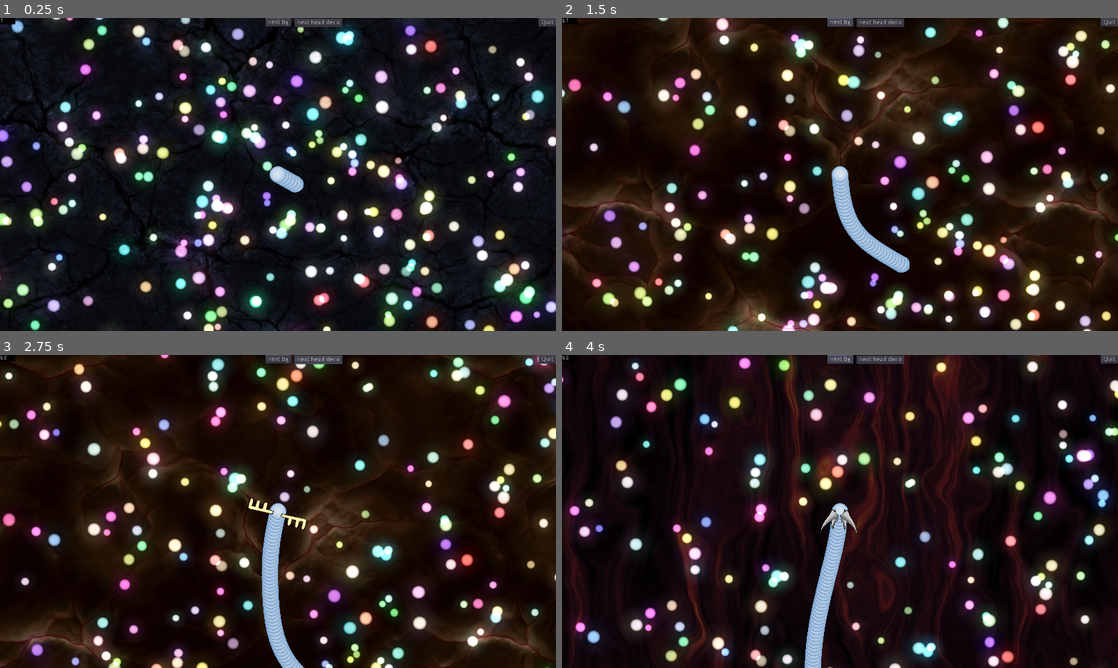
Above: before the commit, frames 1-4 (two rows, left to right).
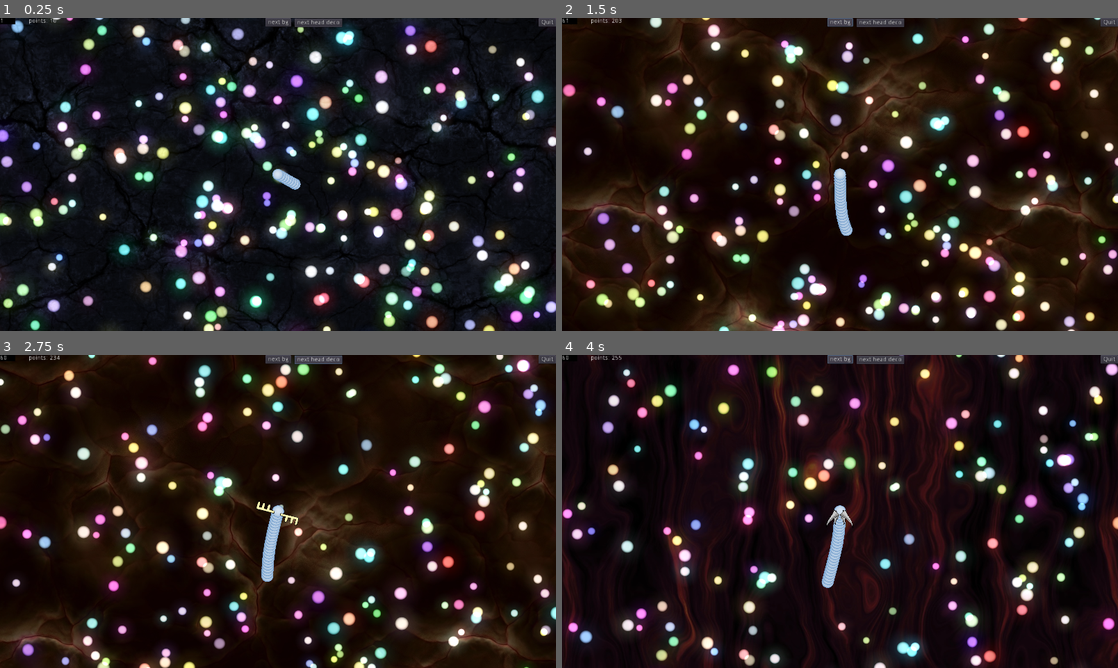
Above: after the commit, the same moments.

Repository: PostPollux/wriggly-worms
Game: Godot game, scene res://game.tscn
Two runs of this game, one before a commit and one after it. Both use one fixed random seed, a clock stepped at 60 frames per second and the inputs below. The engine's default icon, where the game draws it, is replaced by a stand-in: a white triangle on a blue panel in a dark square.
Inputs:
- Up to frame 1 (0.25 s): no input
- Up to frame 2 (1.5 s): click "next bg" at 0.5 s; click "next bg" at 1.25 s
- Up to frame 3 (2.75 s): click "next head deco" at 2 s
- Up to frame 4 (4 s): click "next head deco" at 2.75 s; click "next bg" at 3.5 s

The runs differ from the first frame. In frame 1, 0.2% of the frame differs, in the area x 5-55%, y 0-56%; in frame 2, 25%; in frame 3, 26%; in frame 4, 27%, in the area x 0-100%, y 0-100%.

Commit message:
Basic grow logic

Diff:
--- a/Debug/DebugOverlay.gd
+++ b/Debug/DebugOverlay.gd
@@ -4,6 +4,7 @@
 
 
 onready var FPSLabel : Label =$"ColorRect/Label"
+onready var points : Label = $"points"
 
 
 func _ready() -> void:
@@ -13,6 +14,7 @@
 # Called every frame. 'delta' is the elapsed time since the previous frame.
 func _process(delta: float) -> void:
 	FPSLabel.text = String(Engine.get_frames_per_second())
+	points.text = String(GameManager.Game.get_node("Worm").worm_points)
 
 
 func _on_Button_pressed() -> void:
--- a/Debug/DebugOverlay.tscn
+++ b/Debug/DebugOverlay.tscn
@@ -62,6 +62,20 @@
 __meta__ = {
 "_edit_use_anchors_": false
 }
+
+[node name="Label" type="Label" parent="."]
+margin_left = 66.0
+margin_right = 110.0
+margin_bottom = 14.0
+text = "points:"
+
+[node name="points" type="Label" parent="."]
+margin_left = 113.666
+margin_right = 157.666
+margin_bottom = 14.0
+__meta__ = {
+"_edit_use_anchors_": false
+}
 [connection signal="pressed" from="Button" to="." method="_on_Button_pressed"]
 [connection signal="pressed" from="Button2" to="." method="_on_Button2_pressed"]
 [connection signal="pressed" from="Button3" to="." method="_on_Button3_pressed"]
--- a/Worms/ActiveHead.gd
+++ b/Worms/ActiveHead.gd
@@ -1,17 +1,20 @@
 extends Node2D
 
+var Worm : Node2D
 
 var current_speed : float = 0
 var default_speed : float = 3
 var turbo_speed : float = 9
 var acceleration : float = 0.2
-var worm_flexibility : float = 5
+var default_worm_flexibility : float = 5
 var last_movement_vector = Vector2()
 var desired_movement_vector = Vector2()
 
+onready var camera : Camera2D = $"Camera2D"
 
 # Called when the node enters the scene tree for the first time.
 func _ready() -> void:
+	Worm = get_parent()
 	current_speed = default_speed
 	pass # Replace with function body.
 
@@ -19,17 +22,28 @@
 
 func _process(delta: float) -> void:
 
-	if Input.is_action_pressed("turbo"):
-		current_speed = min(current_speed + acceleration, turbo_speed)
-	else:
-		current_speed = max(current_speed - acceleration, default_speed)
+	if is_instance_valid(Worm):
+
+		self.scale = Vector2(Worm.worm_scale, Worm.worm_scale)
+		var cam_zoom : float = 1 + (Worm.worm_scale - 1) * 0.2
+		camera.zoom = Vector2(cam_zoom, cam_zoom)
+
+		if Input.is_action_pressed("turbo"):
+			current_speed = min(current_speed + acceleration, turbo_speed)
+		else:
+			current_speed = max(current_speed - acceleration, default_speed)
 
 
-	desired_movement_vector = (get_global_mouse_position() - self.position ).normalized()
+		desired_movement_vector = (get_global_mouse_position() - self.position ).normalized()
 
-	var calculated_movement_vector : Vector2 = (last_movement_vector + (worm_flexibility * 0.01) * desired_movement_vector).normalized()
+		var calculated_movement_vector : Vector2 = (last_movement_vector + ((default_worm_flexibility / Worm.worm_scale *2) * 0.01  ) * desired_movement_vector).normalized()
 
-	last_movement_vector = calculated_movement_vector
+		last_movement_vector = calculated_movement_vector
 
-	self.look_at(self.position + calculated_movement_vector)
-	self.position += calculated_movement_vector * current_speed
+		self.look_at(self.position + calculated_movement_vector)
+		self.position += calculated_movement_vector * current_speed
+
+
+
+func _on_Area2D_area_entered(area: Area2D) -> void:
+	area.get_parent().connect("just_eaten", get_parent(), "eat_points")
--- a/Worms/ActiveHead.tscn
+++ b/Worms/ActiveHead.tscn
@@ -22,7 +22,6 @@
 
 [node name="Area2D" type="Area2D" parent="."]
 collision_layer = 2
-collision_mask = 7
 
 [node name="CollisionShape2D" type="CollisionShape2D" parent="Area2D"]
 position = Vector2( 18.0347, -0.190109 )
@@ -31,7 +30,7 @@
 [node name="Sprite" type="Sprite" parent="."]
 light_mask = 0
 rotation = 1.5708
-scale = Vector2( 0.15, 0.15 )
+scale = Vector2( 0.1, 0.1 )
 z_index = 4096
 texture = ExtResource( 2 )
 
@@ -64,3 +63,4 @@
 drag_margin_top = 0.0
 drag_margin_right = 0.0
 drag_margin_bottom = 0.0
+[connection signal="area_entered" from="Area2D" to="." method="_on_Area2D_area_entered"]
--- a/Worms/Segment.gd
+++ b/Worms/Segment.gd
@@ -2,10 +2,9 @@
 
 class_name WormSegment
 
-var Head
+var Worm : Node2D
 var PreviousSegment : Node2D
 var distance_correct : bool = false
-var distance : float = 8
 
 
 # Called when the node enters the scene tree for the first time.
@@ -17,8 +16,9 @@
 
 	if is_instance_valid(PreviousSegment):
 		if distance_correct:
-			self.position = PreviousSegment.position + distance * (self.position - PreviousSegment.position ).normalized()
+			self.scale = Vector2(Worm.worm_scale, Worm.worm_scale)
+			self.position = PreviousSegment.position + Worm.worm_segment_distance * Worm.worm_scale * (self.position - PreviousSegment.position ).normalized()
 			self.look_at(PreviousSegment.position)
 		else:
-			if (PreviousSegment.position - self.position).length() > distance:
+			if (PreviousSegment.position - self.position).length() > Worm.worm_segment_distance * Worm.worm_scale:
 				distance_correct = true
--- a/Worms/Segment.tscn
+++ b/Worms/Segment.tscn
@@ -11,7 +11,7 @@
 
 [node name="Sprite" type="Sprite" parent="."]
 rotation = 1.5708
-scale = Vector2( 0.15, 0.15 )
+scale = Vector2( 0.1, 0.1 )
 texture = ExtResource( 1 )
 
 [node name="Area2D" type="Area2D" parent="Sprite"]
--- a/Worms/Worm.gd
+++ b/Worms/Worm.gd
@@ -1,12 +1,17 @@
 extends Node2D
 
 
-# Declare member variables here. Examples:
-# var a: int = 2
-# var b: String = "text"
+
+var worm_points : float = 10
+var worm_start_segments : int = 10
+var worm_segment_distance : float = 6
+
+var worm_scale : float = 1.0
+
+
 
 var LastSegment
-var segment_count : int = 0
+var current_segment_count : int = 0
 
 onready var Head = $"ActiveHead"
 
@@ -14,17 +19,30 @@
 func _ready() -> void:
 	LastSegment = Head
 
-	for i in range(0, 200):
+	for i in range(0, worm_start_segments):
 		add_segment()
 
 
+func eat_points(points : int) -> void:
+
+	worm_points += points
+
+	worm_scale = 1 + float(worm_points) / 2000
+
+	var needed_segments = worm_points / 10
+
+	if needed_segments > current_segment_count:
+		for i in range(0, needed_segments - current_segment_count):
+			add_segment()
 
 
 
 func add_segment() -> void:
 	var Segment = GameManager.SegmentRes.instance()
 
-	if segment_count == 0:
+	Segment.Worm = self
+
+	if current_segment_count == 0:
 		Segment.PreviousSegment = Head
 
 	Segment.PreviousSegment = LastSegment
@@ -34,6 +52,8 @@
 
 	self.add_child(Segment)
 
+	current_segment_count += 1
+
 	LastSegment = Segment
 
 # Called every frame. 'delta' is the elapsed time since the previous frame.
